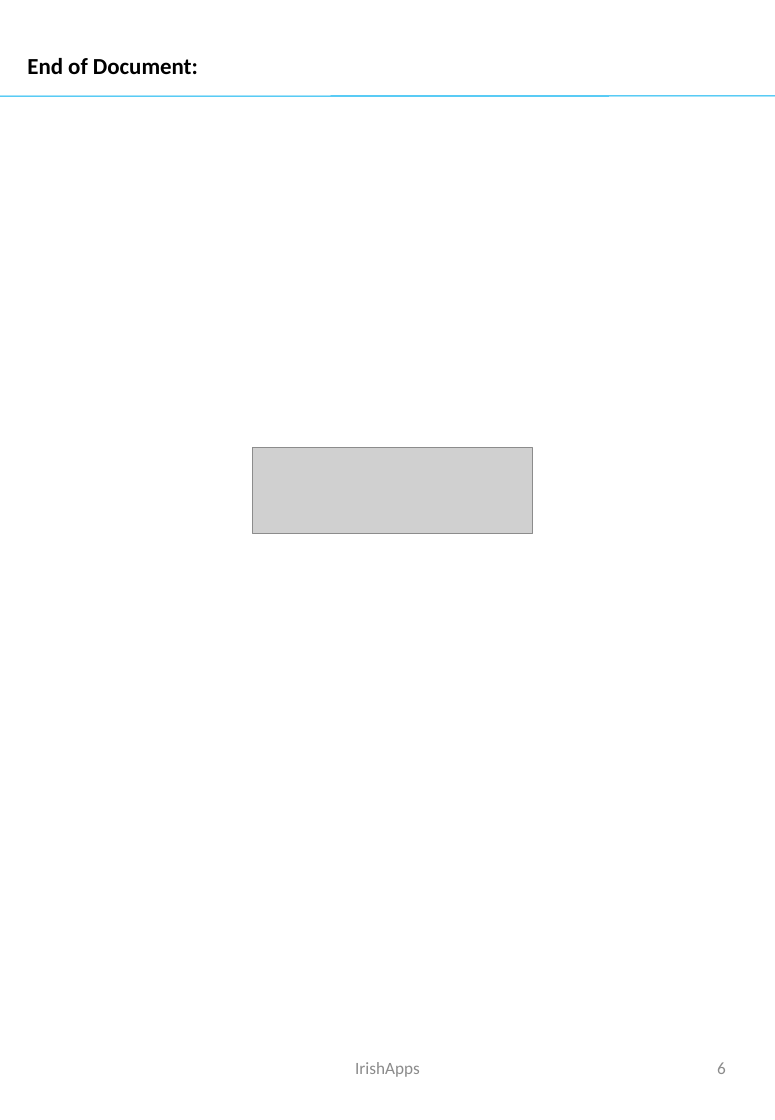
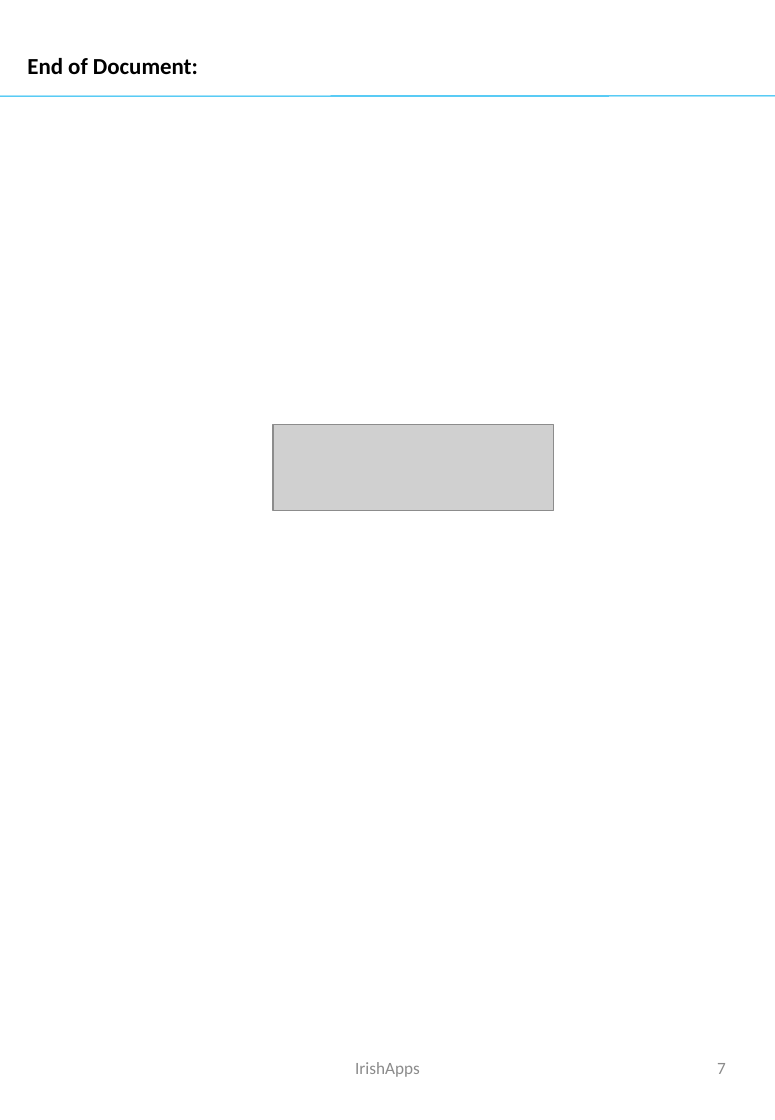
Before and after one commit to testdec14/Dec5GitHubRepo, a slide deck: slide 7 of PowerPointTest.pptx (slide 6 before the commit). Drawn at 775x1120 pixels with LibreOffice and Linux fonts; fonts in the diff are those of the drawing; grey boxes stand for pictures; background and template pictures are left out. Boxes give left, top, right and bottom in pixels: in the first picture for what was removed or moved away, otherwise in the second. Text is boxed around its words. In the diff, an @@ line names an element or a change of style, - is before the commit and + after.

Commit message:
new edit to ppt

```diff
--- a/PowerPointTest.pptx
+++ b/PowerPointTest.pptx
@@ picture: place and size @@
-picture at box(252, 447, 532, 533)
+picture at box(273, 425, 553, 510)
@@ page number at box(717, 1063, 726, 1074): text changed @@
-6
+7
```
Also in this commit, not shown: 6 slides added, 5 slides removed.
